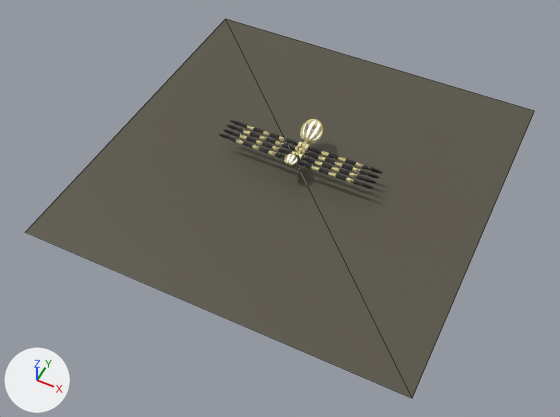
Renders of the COLLADA model media/models/spider.dae from each side of a commit.
Camera for both pictures: a camera (50 mm lens) standing at (12.1, -26.3, 28.1) and looking at (0.1, -2.3, -1.9). Every picture has the same lights, and +X, +Y and +Z are marked at lower left. Mesh edges are drawn as thin lines on the coarser meshes. Where no turn or scale is listed for an object, it has been applied to the vertices. Vertices at the same position are counted once.
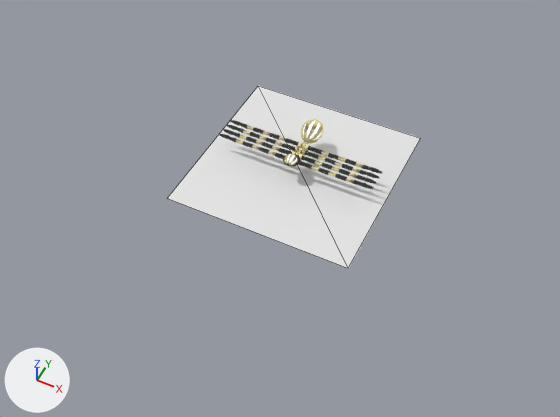
Changed parts and their boxes [x1, y1, x2, y2] in the pictures (560 x 417 px):
'Plane', recoloured, reshaped (grey to white, 50% narrower, 52% shorter): before [26, 19, 534, 398]; after [168, 86, 420, 268]

The change in detail:
me_plane has 4 vertices, 2 faces and spans x -10.0..10.0, y -10.0..10.0, z 0.0.
me_plane is used by ob_plane; location (0.0, 0.0, -1.0).
me_plane no longer uses material mat_brass (picture img_m2_test_png).
Part 1, on me_plane:
Vertex 0 of me_plane moves from (-10.0, -10.0, 0.0) at pixel (25, 232) to (-5.0, -5.0, 0.0) at pixel (167, 198).
Vertex 1 of me_plane moves from (10.0, -10.0, 0.0) at pixel (412, 398) to (5.0, -5.0, 0.0) at pixel (348, 268).
Vertex 2 of me_plane moves from (-10.0, 10.0, 0.0) at pixel (225, 18) to (-5.0, 5.0, 0.0) at pixel (258, 85).
Vertex 3 of me_plane moves from (10.0, 10.0, 0.0) at pixel (534, 110) to (5.0, 5.0, 0.0) at pixel (420, 138).
